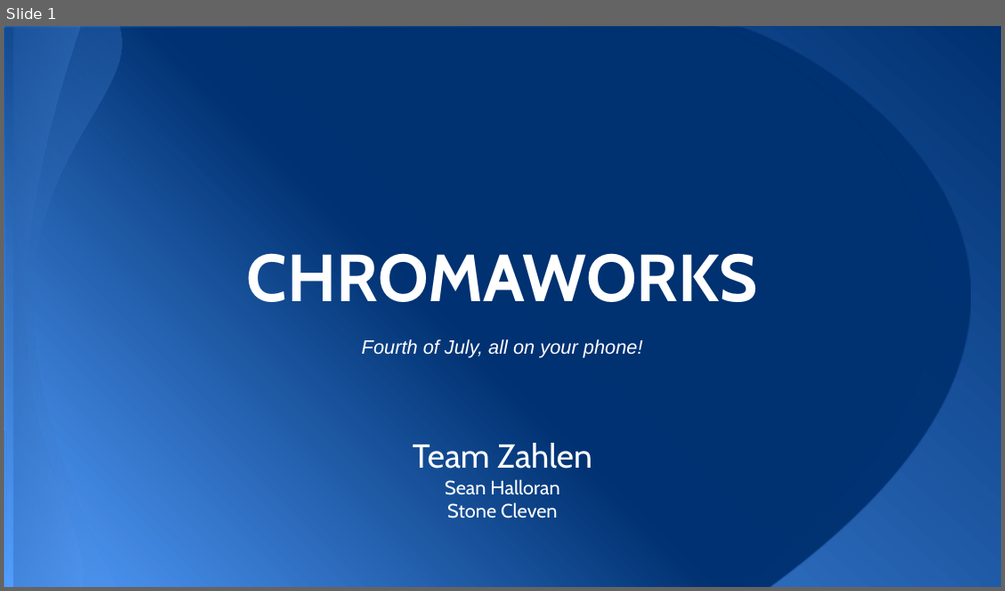
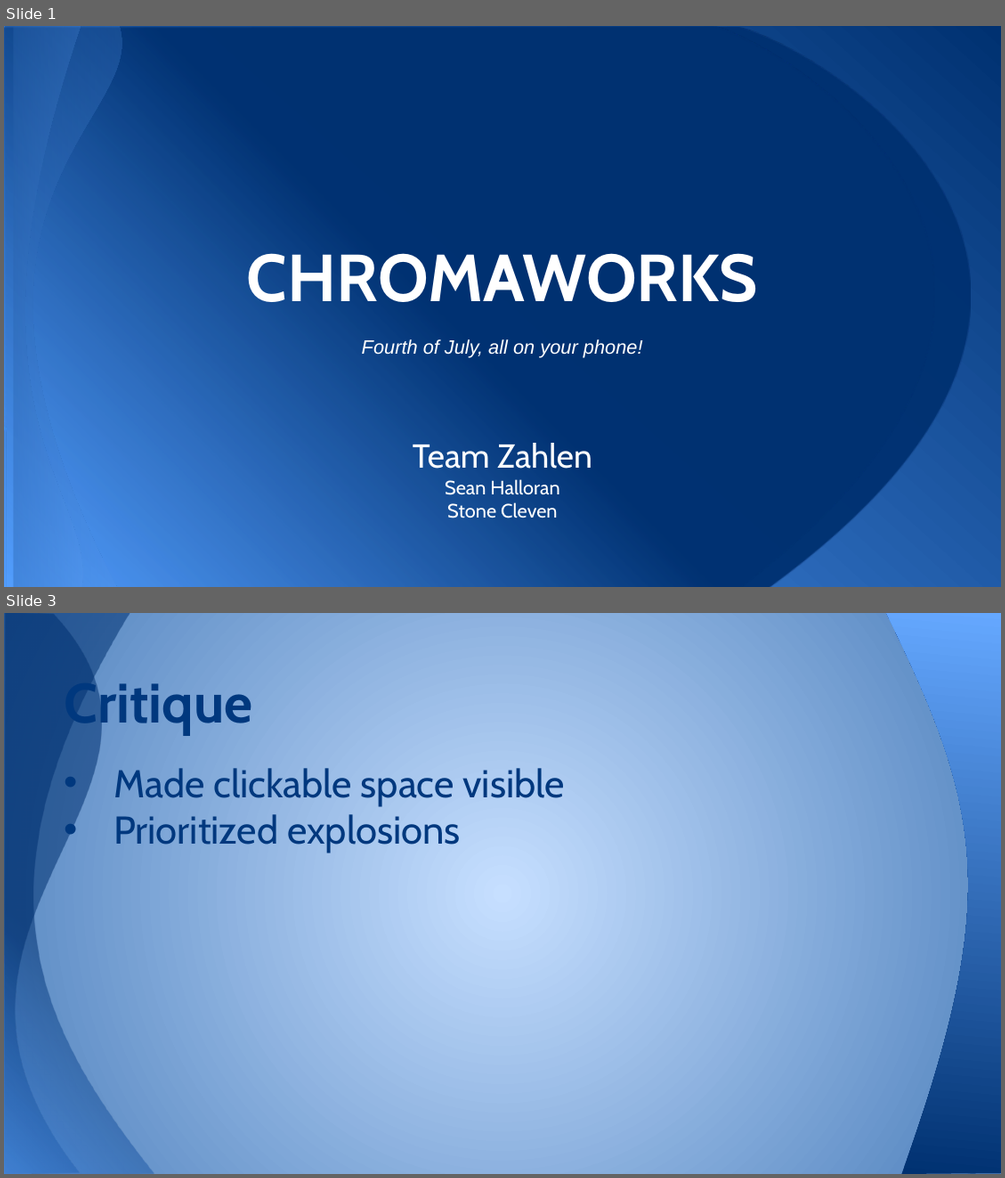
Before and after one commit to ComicSeans/imgd2900, a slide deck: assig8/Chromaworks.pptx. Shown one above the other, each under a label of ours: slide 1 before the commit, slides 1 and 3 after it; the slides between them are not shown. The pictures are 1005x591 and 1005x1178 pixels, drawn with LibreOffice and Linux fonts; fonts in the diff are those of the drawing. Boxes give left, top, right and bottom in pixels: in the first picture for what was removed or moved away, otherwise in the second. Text is boxed around its words. In the diff, an @@ line names an element or a change of style, - is before the commit and + after.

```diff
--- a/assig8/Chromaworks.pptx
+++ b/assig8/Chromaworks.pptx
@@ slide 3 added at bbox=[4, 613, 1001, 1174], background gradient #C6DFFF to #4F81BD @@
@@ freeform shape added at bbox=[4, 613, 154, 1173], fill gradient #549FFF to #003171 @@
@@ freeform shape added at bbox=[4, 613, 220, 1173], fill gradient #549FFF to #003171 @@
@@ freeform shape added at bbox=[886, 613, 1001, 1174], fill gradient #003171 to #65A8FF @@
@@ title added at bbox=[64, 675, 252, 735], 40 pt, text #00387E, bold @@
+Critique
@@ text added at bbox=[113, 768, 564, 852], 28 pt, text #00387E @@
+• Made clickable space visible
+• Prioritized explosions
```
Also in this commit, not shown: 2 slides changed.
